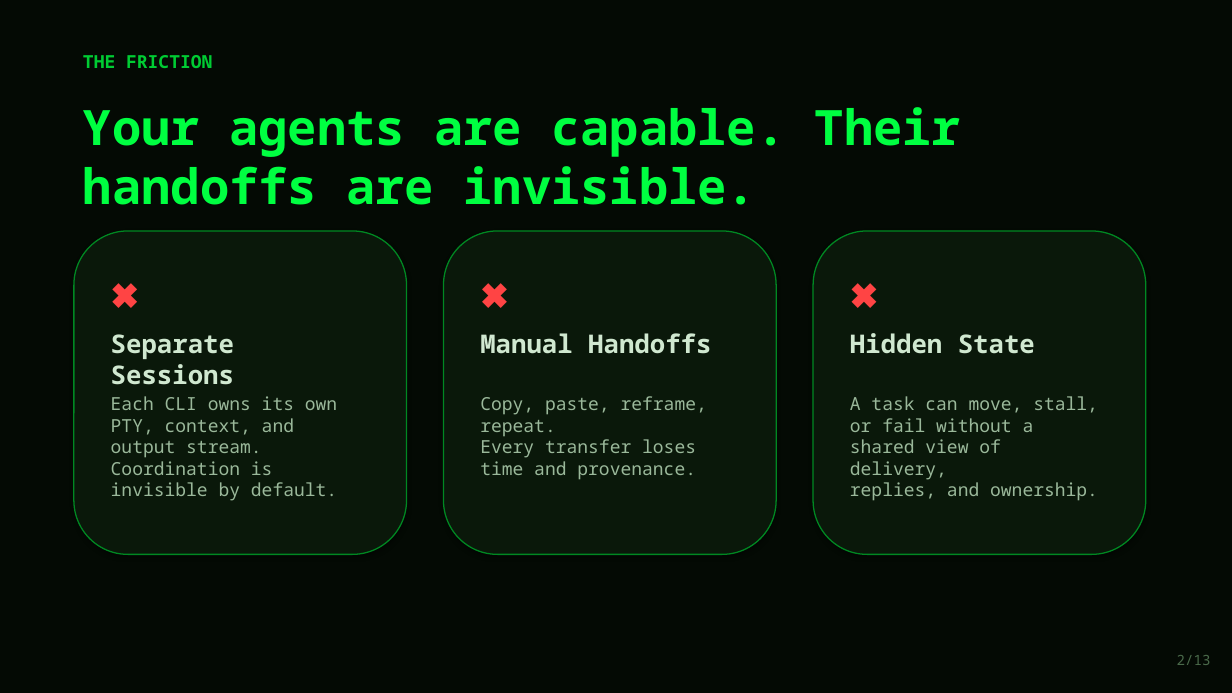
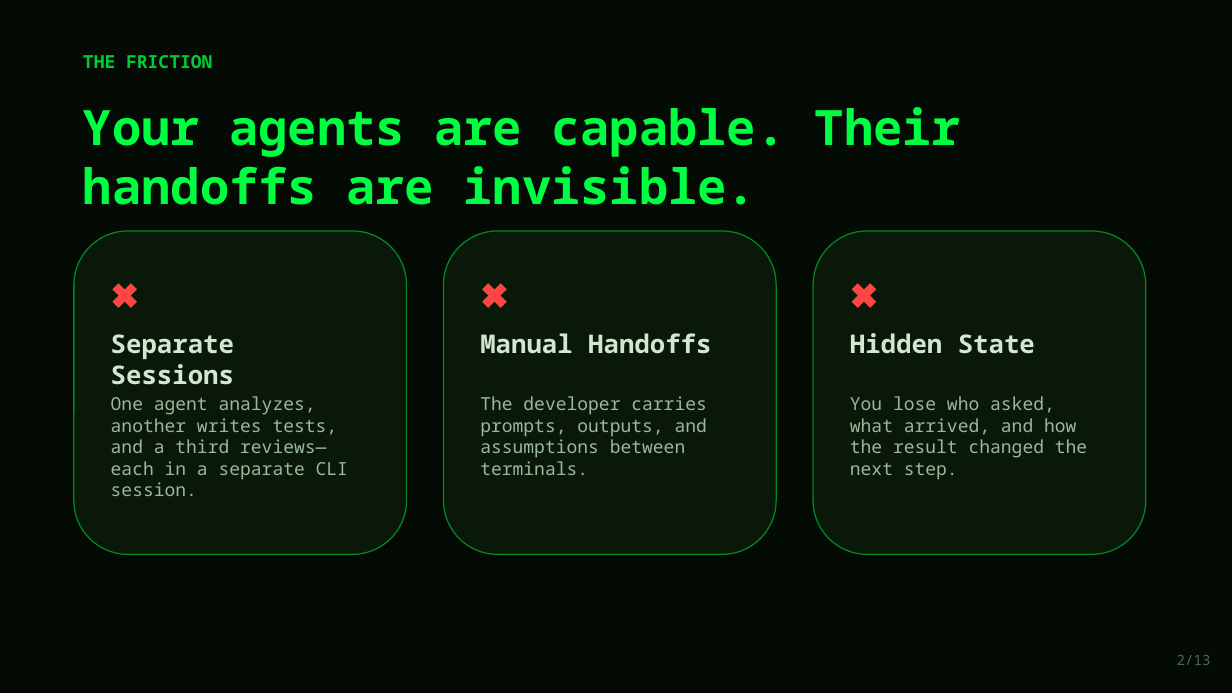
Before and after one commit to lech-kalinowski/agents-commander, a slide deck: slide 2 of presentation/Agents_Commander_Protocol.pptx. Drawn at 1232x693 pixels with LibreOffice and Linux fonts; fonts in the diff are those of the drawing. Boxes give left, top, right and bottom in pixels: in the first picture for what was removed or moved away, otherwise in the second. Text is boxed around its words. In the diff, an @@ line names an element or a change of style, - is before the commit and + after.

Commit message:
Align Code Europe deck with published session

```diff
--- a/presentation/Agents_Commander_Protocol.pptx
+++ b/presentation/Agents_Commander_Protocol.pptx
@@ text at (111,396,348,496): text changed @@
-Each CLI owns its own PTY, context, and output stream.
-Coordination is invisible by default.
+One agent analyzes, another writes tests, and a third reviews—each in a separate CLI session.
@@ text at (480,396,707,475): text changed @@
-Copy, paste, reframe, repeat.
-Every transfer loses time and provenance.
+The developer carries prompts, outputs, and assumptions between terminals.
@@ text at (850,396,1087,480): text changed @@
-A task can move, stall, or fail without a shared view of delivery,
-replies, and ownership.
+You lose who asked, what arrived, and how the result changed the next step.
```
Also in this commit, not shown: 10 other slides changed, 2 slides added, 2 slides removed, 1 other file.
